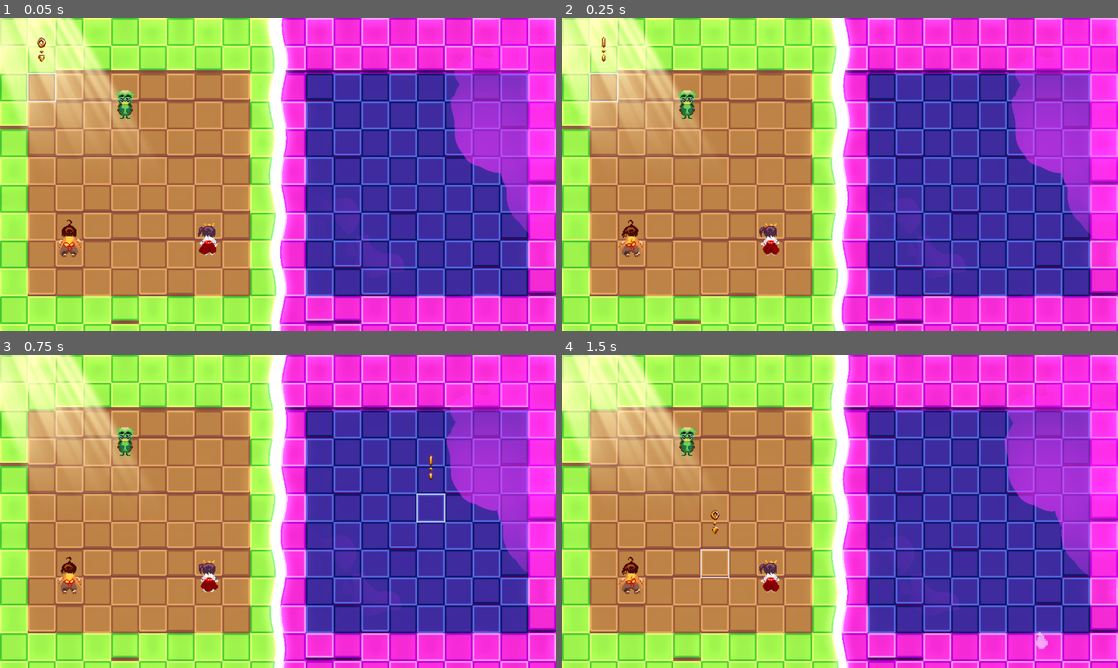
Above: before the commit, frames 1-4 (two rows, left to right).
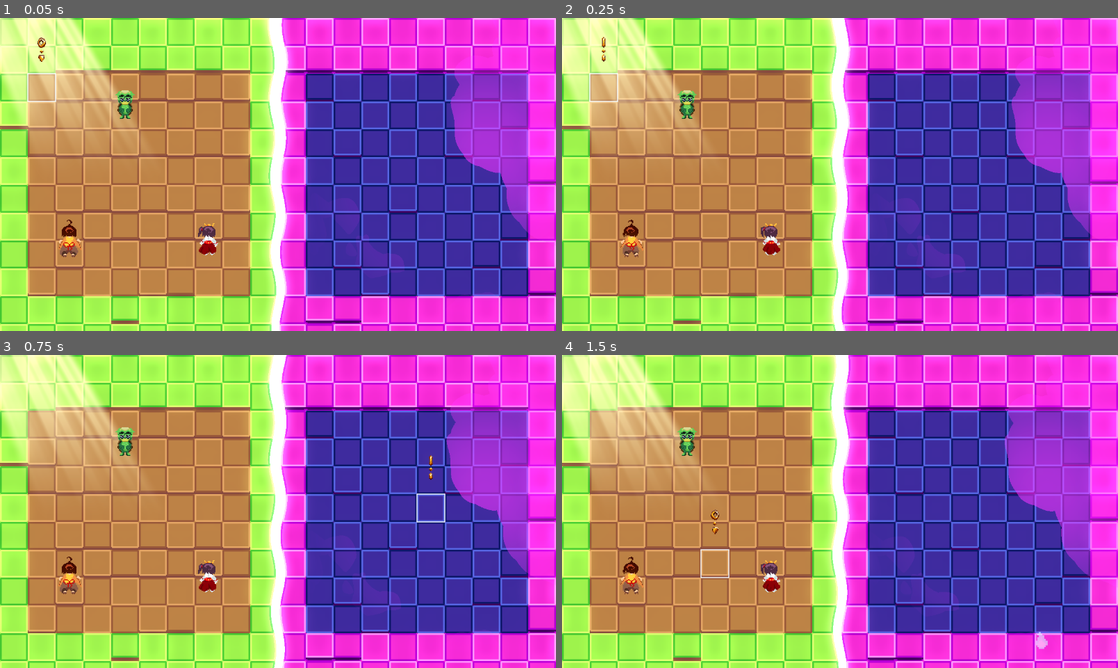
Above: after the commit, the same moments.

Repository: ACristoff/godotwild75
Game: Godot game, scene res://Game/game_manager.tscn
Two runs of this game, one before a commit and one after it. Both use one fixed random seed, a clock stepped at 60 frames per second and the inputs below.
Inputs (mouse positions are in pixels of both pictures, inside the frame that each line leads up to):
- Up to frame 1 (0.05 s): no input
- Up to frame 2 (0.25 s): no input
- Up to frame 3 (0.75 s): tap Enter (ui_accept) at 0.5 s; move the mouse to (400, 495) at 0.52 s; hold Right (ui_right) from 0.53 s (still down); tap E (E) at 0.6 s
- Up to frame 4 (1.5 s): tap Enter (ui_accept) at 0.77 s; move the mouse to (728, 527) at 1.27 s; release Right (ui_right) at 1.28 s; hold Down (ui_down) from 1.28 s (still down); click (728, 527) at 1.35 s

Frame 1 is identical in both runs. In frame 2, 0.2% of the frame differs, in the area x 10-40%, y 64-77%; in frame 3, 0.2%; in frame 4, 0.2%.

Commit message:
i made the animation slower

Diff:
--- a/Game/Characters/heiko_unit.tscn
+++ b/Game/Characters/heiko_unit.tscn
@@ -110,3 +110,4 @@
 "": SubResource("AnimationLibrary_pl2rk")
 }
 autoplay = "idle_UP"
+speed_scale = 0.5
--- a/Game/Characters/miko_unit.tscn
+++ b/Game/Characters/miko_unit.tscn
@@ -112,3 +112,4 @@
 "": SubResource("AnimationLibrary_d0on5")
 }
 autoplay = "idle_UP"
+speed_scale = 0.5
Not shown: 1 places in Game/Data/Levels/debug_level.tscn that only renumber resources
